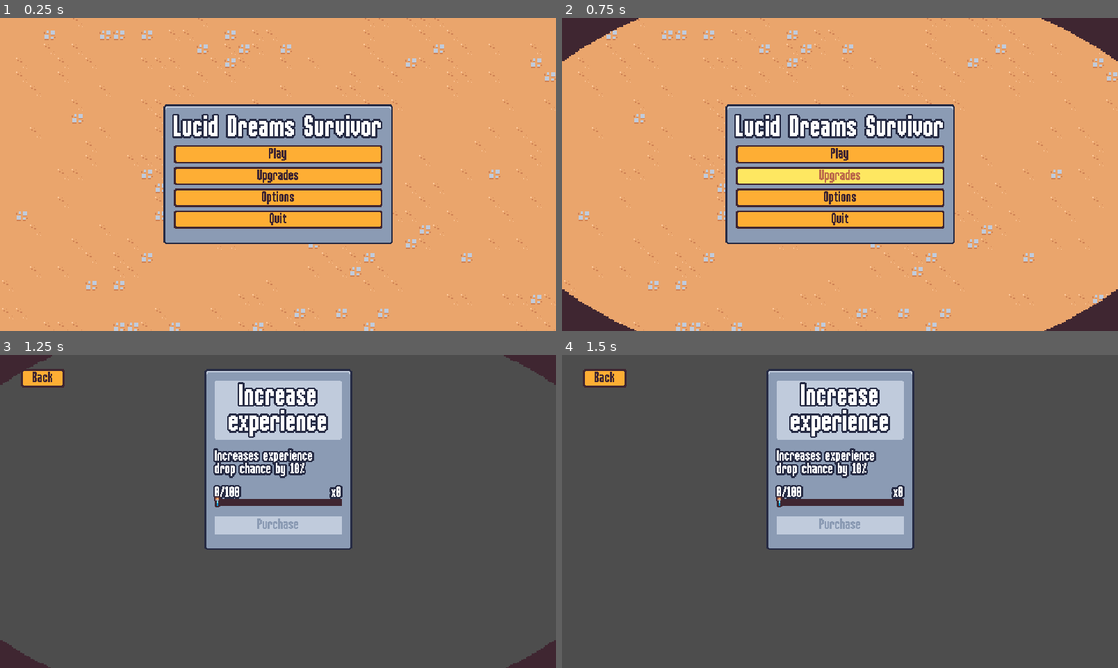
Above: before the commit, frames 1-4 (two rows, left to right).
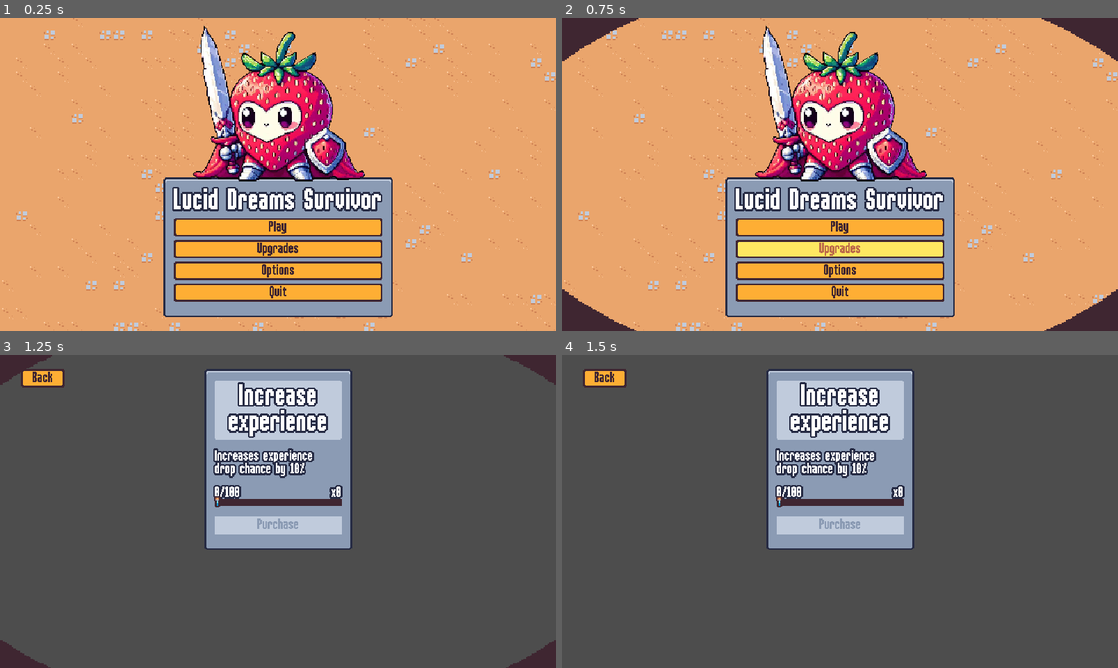
Above: after the commit, the same moments.

Repository: lluukinha/LucidDreamsSurvivor
Game: Godot game, scene res://scenes/ui/main_menu.tscn
The game is run twice, just before and just after one commit, with the same random seed, the same clock (stepped at 60 frames per second) and the same inputs.
Inputs:
- Up to frame 1 (0.25 s): no input
- Up to frame 2 (0.75 s): click "Upgrades" at 0.5 s
- Up to frame 3 (1.25 s): no input
- Up to frame 4 (1.5 s): click "Back" at 1.25 s

The runs differ from the first frame. In frame 1, 29% of the frame differs, in the area x 29-71%, y 2-96%; in frame 2, 29%; in frame 3, nothing differs; in frame 4, nothing differs.

Commit message:
morengo included

Diff:
--- a/project.godot
+++ b/project.godot
@@ -16,7 +16,9 @@
 config/custom_user_dir_name="LucidDreamsSurvivor"
 config/features=PackedStringArray("4.2", "Forward Plus")
 boot_splash/bg_color=Color(0, 0, 0, 1)
-boot_splash/image="res://LionJ.png"
+boot_splash/image="res://icon.png"
+boot_splash/fullsize=false
+boot_splash/use_filter=false
 config/icon="res://icon.png"
 config/windows_native_icon="res://icon.ico"
 boot_splash/minimum_display_time=2500
--- a/scenes/managers/enemy_manager.gd
+++ b/scenes/managers/enemy_manager.gd
@@ -29,7 +29,8 @@
 	var random_direction = Vector2.RIGHT.rotated(randf_range(0, TAU))
 	for i in 4:
 		spawn_position = player.global_position + (random_direction * SPAWN_RADIUS)
-		var query_parameters = PhysicsRayQueryParameters2D.create(player.global_position, spawn_position, mask_bit)
+		var additional_check_offset = random_direction * 20
+		var query_parameters = PhysicsRayQueryParameters2D.create(player.global_position, spawn_position + additional_check_offset, mask_bit)
 		var result = get_tree().root.world_2d.direct_space_state.intersect_ray(query_parameters)
 
 		# no collisions found
--- a/scenes/ui/main_menu.tscn
+++ b/scenes/ui/main_menu.tscn
@@ -1,9 +1,10 @@
-[gd_scene load_steps=5 format=3 uid="uid://dfvau0lud831d"]
+[gd_scene load_steps=6 format=3 uid="uid://dfvau0lud831d"]
 
 [ext_resource type="Script" path="res://scenes/ui/main_menu.gd" id="1_xki4i"]
 [ext_resource type="TileSet" uid="uid://ct068f3i5huv1" path="res://resources/tileset.tres" id="1_xrkp0"]
 [ext_resource type="PackedScene" uid="uid://cv5mvullt6fg2" path="res://scenes/ui/sound_button.tscn" id="2_j5wut"]
 [ext_resource type="PackedScene" uid="uid://bdxigk48ligcp" path="res://scenes/ui/vignette.tscn" id="2_v131g"]
+[ext_resource type="Texture2D" uid="uid://b4dkmmjjo4f1b" path="res://assets/images/morengo.png" id="3_rw4xs"]
 
 [node name="MainMenu" type="CanvasLayer"]
 script = ExtResource("1_xki4i")
@@ -20,46 +21,65 @@
 anchor_bottom = 1.0
 grow_horizontal = 2
 grow_vertical = 2
+size_flags_horizontal = 4
+theme_override_constants/margin_bottom = 16
 
-[node name="PanelContainer" type="PanelContainer" parent="MarginContainer"]
+[node name="VBoxContainer" type="VBoxContainer" parent="MarginContainer"]
+layout_mode = 2
+size_flags_horizontal = 4
+size_flags_vertical = 8
+theme_override_constants/separation = 0
+alignment = 1
+
+[node name="MarginContainer" type="MarginContainer" parent="MarginContainer/VBoxContainer"]
+z_index = 2
+layout_mode = 2
+size_flags_horizontal = 4
+
+[node name="Sprite2D" type="Sprite2D" parent="MarginContainer/VBoxContainer/MarginContainer"]
+position = Vector2(2.08165e-12, -79)
+scale = Vector2(0.22, 0.22)
+texture = ExtResource("3_rw4xs")
+
+[node name="PanelContainer" type="PanelContainer" parent="MarginContainer/VBoxContainer"]
 layout_mode = 2
 size_flags_horizontal = 4
 size_flags_vertical = 4
 
-[node name="MarginContainer" type="MarginContainer" parent="MarginContainer/PanelContainer"]
+[node name="MarginContainer" type="MarginContainer" parent="MarginContainer/VBoxContainer/PanelContainer"]
 layout_mode = 2
 theme_override_constants/margin_left = 8
 theme_override_constants/margin_top = 0
 theme_override_constants/margin_right = 8
 theme_override_constants/margin_bottom = 8
 
-[node name="VBoxContainer" type="VBoxContainer" parent="MarginContainer/PanelContainer/MarginContainer"]
+[node name="VBoxContainer" type="VBoxContainer" parent="MarginContainer/VBoxContainer/PanelContainer/MarginContainer"]
 layout_mode = 2
 size_flags_horizontal = 4
 size_flags_vertical = 4
 
-[node name="Label" type="Label" parent="MarginContainer/PanelContainer/MarginContainer/VBoxContainer"]
+[node name="Label" type="Label" parent="MarginContainer/VBoxContainer/PanelContainer/MarginContainer/VBoxContainer"]
 layout_mode = 2
 theme_type_variation = &"BlueOutlineLabel"
 theme_override_font_sizes/font_size = 32
 text = "Lucid Dreams Survivor"
 
-[node name="PlayButton" parent="MarginContainer/PanelContainer/MarginContainer/VBoxContainer" instance=ExtResource("2_j5wut")]
+[node name="PlayButton" parent="MarginContainer/VBoxContainer/PanelContainer/MarginContainer/VBoxContainer" instance=ExtResource("2_j5wut")]
 unique_name_in_owner = true
 layout_mode = 2
 text = "play_button"
 
-[node name="UpgradesButton" parent="MarginContainer/PanelContainer/MarginContainer/VBoxContainer" instance=ExtResource("2_j5wut")]
+[node name="UpgradesButton" parent="MarginContainer/VBoxContainer/PanelContainer/MarginContainer/VBoxContainer" instance=ExtResource("2_j5wut")]
 unique_name_in_owner = true
 layout_mode = 2
 text = "upgrades_button"
 
-[node name="OptionsButton" parent="MarginContainer/PanelContainer/MarginContainer/VBoxContainer" instance=ExtResource("2_j5wut")]
+[node name="OptionsButton" parent="MarginContainer/VBoxContainer/PanelContainer/MarginContainer/VBoxContainer" instance=ExtResource("2_j5wut")]
 unique_name_in_owner = true
 layout_mode = 2
 text = "options_button"
 
-[node name="QuitButton" parent="MarginContainer/PanelContainer/MarginContainer/VBoxContainer" instance=ExtResource("2_j5wut")]
+[node name="QuitButton" parent="MarginContainer/VBoxContainer/PanelContainer/MarginContainer/VBoxContainer" instance=ExtResource("2_j5wut")]
 unique_name_in_owner = true
 layout_mode = 2
 text = "quit_button"
--- a/scenes/ui/options_menu.gd
+++ b/scenes/ui/options_menu.gd
@@ -48,6 +48,7 @@
 	if button_pressed:
 		DisplayServer.window_set_mode(DisplayServer.WINDOW_MODE_FULLSCREEN)
 	else:
+		DisplayServer.window_set_flag(DisplayServer.WINDOW_FLAG_BORDERLESS, false)
 		DisplayServer.window_set_mode(DisplayServer.WINDOW_MODE_WINDOWED)
 
 
Binary file added: assets/images/morengo.png
Not shown, added: assets/images/morengo.png.import
Binary file changed: scenes/game_objects/player/player.png
Binary file added: scenes/game_objects/player/player_old.png
Not shown, added: scenes/game_objects/player/player_old.png.import
Binary file changed: translations.en.translation
Binary file changed: translations.pt.translation
